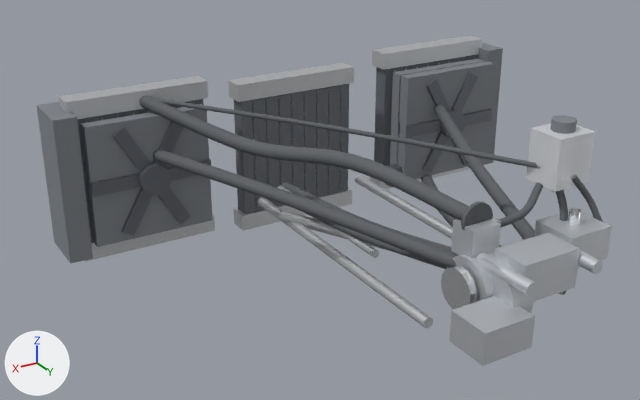
The glTF model public/models/components/cooling.glb: old version first, new version second.
Camera for both pictures: a 50 mm camera at (4.08, 5.06, 2.9) aimed at (0.51, -0.9, -0.08). Lighting does not change. The marker at lower left points along +X, +Y and +Z. The first picture is the older version. Where no turn or scale is listed for an object, it has been applied to the vertices.

The first picture shows 'core.001', 'core.002', 'hoseCircuitRight', 'pDKFluidCooler', 'radiatorAirGuideLeft', 'radiatorAirGuideRight', 'shroud.001', 'shroud.002', 'tankBody', 'tankTop.001', 'tankTop.002', 'upperRadiatorHose', 'waterGuideHousing' and 50 more.
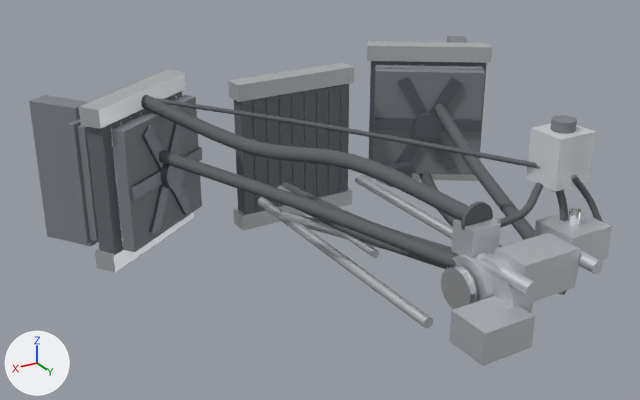
ob_radleftcore is not drawn itself; it is the parent of ob_core, ob_radleftcore_fin_0, ob_radleftcore_fin_1, ob_radleftcore_fin_2, ob_radleftcore_fin_3, ob_radleftcore_fin_4, ob_radleftcore_fin_5, ob_radleftcore_fin_6.
ob_radrightcore is not drawn itself; it is the parent of ob_core_001, ob_radrightcore_fin_0, ob_radrightcore_fin_1, ob_radrightcore_fin_2, ob_radrightcore_fin_3, ob_radrightcore_fin_4, ob_radrightcore_fin_5, ob_radrightcore_fin_6.
ob_fanmoduleright is not drawn itself; it is the parent of ob_shroud_001, ob_hub_001, ob_blade_0_001, ob_blade_1_001, ob_blade_2_001, ob_blade_3_001, ob_blade_4_001, ob_blade_5_001.
ob_radiatorfanleft is not drawn itself; it is the parent of ob_shroud_002, ob_hub_002, ob_blade_0_002, ob_blade_1_002, ob_blade_2_002, ob_blade_3_002, ob_blade_4_002, ob_blade_5_002.

The change in detail:
Object 'radLeftCore' (ob_radleftcore) turns from (0, 0, 0) to (0, 0, -34) degrees about x, y and z.
Object 'radRightCore' (ob_radrightcore) turns from (0, 0, 0) to (0, 0, 34) degrees about x, y and z.
Object 'fanModuleRight' (ob_fanmoduleright) moves from (1.6, -2.0, 0.0) to (1.487, -2.035, 0.0).
Object 'fanModuleRight' (ob_fanmoduleright) turns from (0, 0, 0) to (0, 0, 34) degrees about x, y and z.
Object 'radiatorFanLeft' (ob_radiatorfanleft) moves from (-1.6, -1.86, 0.0) to (-1.408, -1.919, 0.0).
Object 'radiatorFanLeft' (ob_radiatorfanleft) turns from (0, 0, 0) to (0, 0, -34) degrees about x, y and z.
Object 'radiatorAirGuideLeft' (ob_radiatorairguideleft) moves from (-2.3, -2.2, 0.0) to (-2.2, -2.45, 0.0).
Object 'radiatorAirGuideLeft' (ob_radiatorairguideleft) turns from (0, 0, 0) to (0, 0, -34) degrees about x, y and z.
Object 'radiatorAirGuideRight' (ob_radiatorairguideright) moves from (2.3, -2.2, 0.0) to (2.2, -2.45, 0.0).
Object 'radiatorAirGuideRight' (ob_radiatorairguideright) turns from (0, 0, 0) to (0, 0, 34) degrees about x, y and z.

Location of each change, (x1, y1, x2, y2) in pixels of the pictures (640 x 400 px):
'shroud.001', moved, turned
    before: (80, 104, 212, 247)
    after: (112, 95, 202, 252)
'shroud.002', moved, turned
    before: (398, 61, 494, 179)
    after: (373, 68, 485, 175)
'radiatorAirGuideRight', moved, turned
    before: (36, 102, 93, 264)
    after: (29, 95, 99, 246)
'tankTop.001', turned
    before: (59, 76, 208, 119)
    after: (79, 70, 186, 129)
'core.001', turned (mostly hidden before)
    before: (77, 99, 204, 243)
    after: (86, 91, 182, 254)
'tankTop', turned
    before: (372, 35, 483, 70)
    after: (367, 41, 492, 63)
'core', turned
    before: (374, 55, 477, 165)
    after: (369, 61, 487, 160)
'tankBottom.001', turned
    before: (83, 214, 215, 262)
    after: (95, 212, 194, 273)
'radiatorAirGuideLeft', moved, turned (mostly hidden afterwards)
    before: (477, 42, 503, 165)
    after: (447, 36, 468, 43)
'blade_0.001', moved, turned
    before: (91, 174, 140, 197)
    after: (129, 171, 162, 201)
'blade_5.001', moved, turned
    before: (122, 189, 153, 236)
    after: (149, 185, 169, 234)
'hub.001', moved, turned
    before: (139, 162, 172, 195)
    after: (158, 164, 184, 189)
'blade_1.001', moved, turned
    before: (112, 127, 151, 172)
    after: (141, 125, 164, 168)
'hub.002', moved, turned
    before: (440, 110, 466, 138)
    after: (414, 111, 442, 140)
'blade_0.002', moved, turned
    before: (406, 119, 441, 138)
    after: (374, 118, 415, 131)
'blade_1.002', moved, turned
    before: (426, 78, 451, 112)
    after: (397, 76, 427, 117)
'blade_2.002', moved, turned
    before: (451, 72, 478, 112)
    after: (430, 77, 462, 115)
'blade_4.001', moved, turned
    before: (158, 187, 191, 225)
    after: (170, 184, 192, 215)
'blade_5.002', moved, turned
    before: (422, 132, 449, 173)
    after: (395, 132, 424, 163)
'blade_3.002', moved, turned
    before: (463, 109, 492, 126)
    after: (441, 119, 482, 132)
'tankBottom', turned
    before: (369, 166, 470, 189)
    after: (365, 173, 479, 181)
'blade_2.001', moved, turned
    before: (153, 121, 184, 167)
    after: (168, 123, 183, 154)
'blade_3.001', moved, turned
    before: (167, 159, 211, 181)
    after: (183, 147, 202, 162)
'blade_4.002', moved, turned (mostly hidden before)
    before: (452, 141, 467, 165)
    after: (429, 134, 457, 171)
'radRightCore_fin_7', turned (not visible before)
    after: (111, 126, 123, 245)
'shroud', unchanged, covered by the edit
    before: (390, 58, 484, 165)
    after: (373, 65, 484, 148)
'acCondenserAirGuide', unchanged, uncovered by the edit
    after: (68, 119, 91, 243)
'acCondenser', unchanged, uncovered by the edit
    after: (77, 125, 98, 241)
